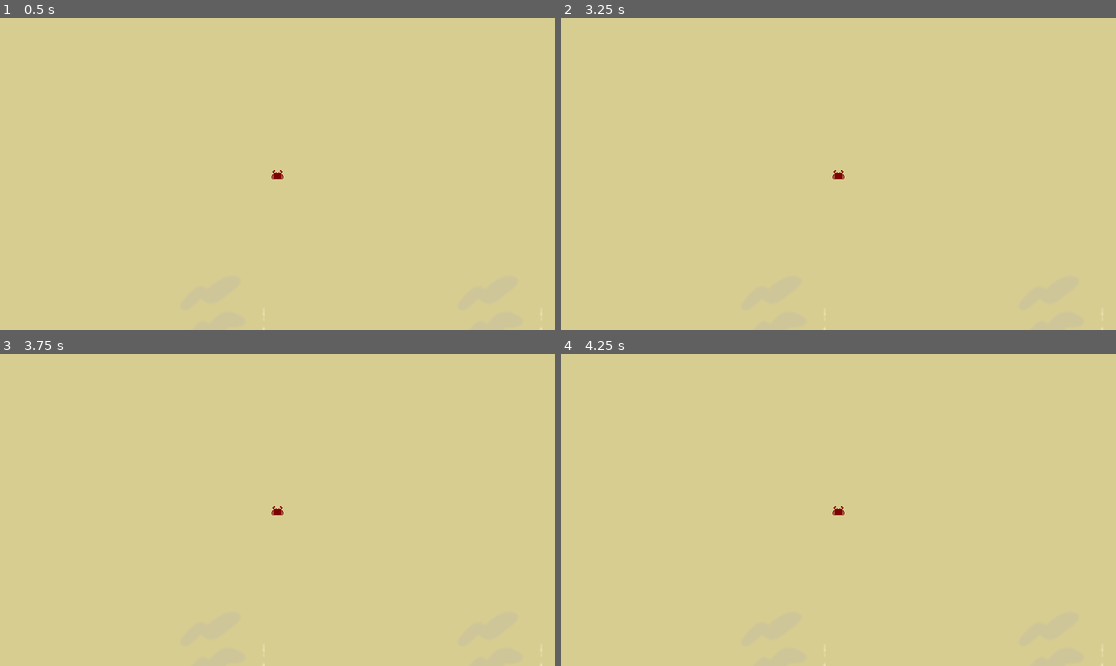
Above: before the commit, frames 1-4 (two rows, left to right).
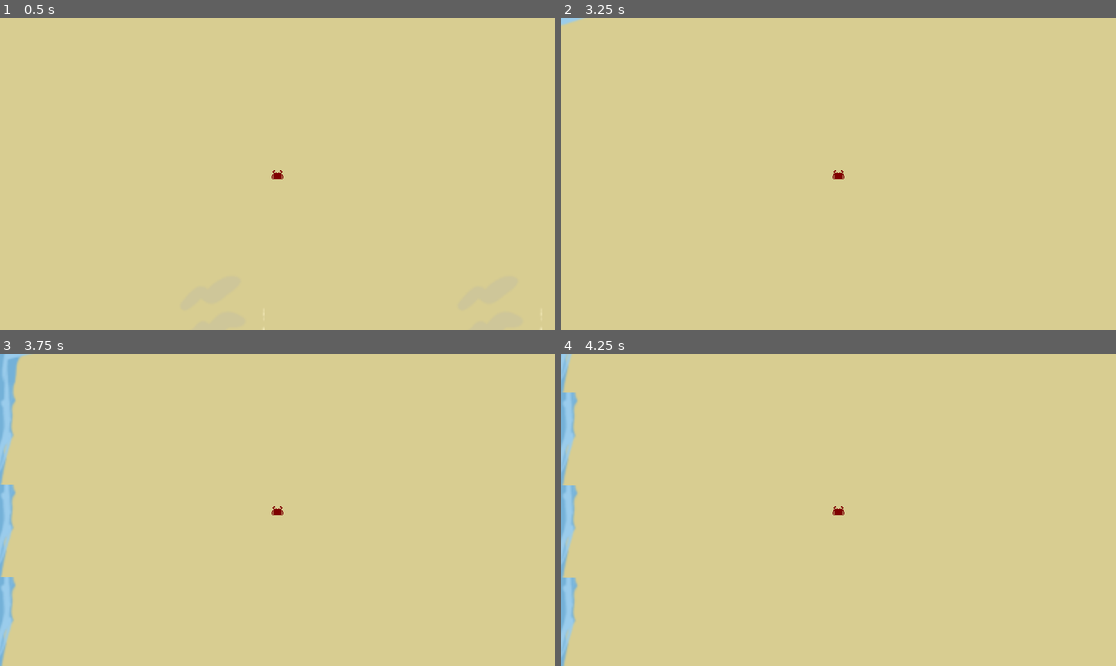
Above: after the commit, the same moments.

Repository: nporposoft/crabs-on-the-island
Game: Godot game, scene res://scenes/island_v1/island_v1.tscn
Two runs of this game, one before a commit and one after it. Both use one fixed random seed, a clock stepped at 60 frames per second and the inputs below.
Inputs:
- Up to frame 1 (0.5 s): no input
- Up to frame 2 (3.25 s): tap Enter at 0.5, 2 s; hold Shift (dodge, bound only after the commit) 0.53-1.28 s; hold W (move_up) 0.53-2.03 s; tap Space at 1.25, 2.75 s; tap Shift (dodge, bound only after the commit) at 1.35, 2.85 s; hold Shift (dodge, bound only after the commit) 2.03-2.78 s; hold A (move_left) from 2.03 s (still down)
- Up to frame 3 (3.75 s): release A (move_left) at 3.53 s; hold S (move_down) from 3.53 s (still down); hold Shift (dodge, bound only after the commit) from 3.53 s (still down)
- Up to frame 4 (4.25 s): keep holding S (move_down); keep holding Shift (dodge, bound only after the commit)

Frame 1 is identical in both runs. In frame 2, less than 0.1% of the frame differs, in the area x 0-98%, y 0-100%; in frame 3, 2.0%; in frame 4, 1.9%.

Commit message:
crab revamp
= changed crab to RigidBody2D for physics-based movement
+ implemented dodge movement
+ added all(?) attack, pickup, harvest, dodge actions to input map

Diff:
--- a/Player.gd
+++ b/Player.gd
@@ -2,7 +2,19 @@
 
 extends Node
 
-var _character: CharacterBody2D
+var _character: RigidBody2D
+
+var dodgeCooldown = 0.0
+var dodgeCooldownMax = 1.67
+var lateralDodgeMult = 50.0
+var canDodge = true
+
+
+func _tickCooldowns(_delta) -> void:
+	if dodgeCooldown > 0.0:
+		dodgeCooldown -= _delta
+		if dodgeCooldown <= 0.0:
+			canDodge = true
 
 func _ready() -> void:
 	_character = $Crab
@@ -11,14 +23,51 @@
 	var moveDir = Vector2(0.0, 0.0)
 	if Input.is_action_pressed("move_up"):
 		moveDir.y = -1.0
+		if Input.is_action_pressed("dodge") and canDodge:
+			if Input.is_action_pressed("move_left"):
+				_character.apply_central_impulse(Vector2(-1.0, -1.0).normalized() * _character._stats.move_speed * lateralDodgeMult)
+			elif Input.is_action_pressed("move_right"):
+				_character.apply_central_impulse(Vector2(1.0, -1.0).normalized() * _character._stats.move_speed * lateralDodgeMult)
+			else:
+				_character.apply_central_impulse(Vector2(0.0, -1.0) * _character._stats.move_speed * lateralDodgeMult)
+			dodgeCooldown = dodgeCooldownMax
+			canDodge = false
 	if Input.is_action_pressed("move_down"):
 		moveDir.y = 1.0
+		if Input.is_action_pressed("dodge") and canDodge:
+			if Input.is_action_pressed("move_left"):
+				_character.apply_central_impulse(Vector2(-1.0, 1.0).normalized() * _character._stats.move_speed * lateralDodgeMult)
+			elif Input.is_action_pressed("move_right"):
+				_character.apply_central_impulse(Vector2(1.0, 1.0).normalized() * _character._stats.move_speed * lateralDodgeMult)
+			else:
+				_character.apply_central_impulse(Vector2(0.0, 1.0) * _character._stats.move_speed * lateralDodgeMult)
+			dodgeCooldown = dodgeCooldownMax
+			canDodge = false
 	if Input.is_action_pressed("move_left"):
 		moveDir.x = -1.0
+		if Input.is_action_pressed("dodge") and canDodge:
+			if Input.is_action_pressed("move_up"):
+				_character.apply_central_impulse(Vector2(-1.0, -1.0).normalized() * _character._stats.move_speed * lateralDodgeMult)
+			elif Input.is_action_pressed("move_down"):
+				_character.apply_central_impulse(Vector2(-1.0, 1.0).normalized() * _character._stats.move_speed * lateralDodgeMult)
+			else:
+				_character.apply_central_impulse(Vector2(-1.0, 0.0) * _character._stats.move_speed * lateralDodgeMult)
+			dodgeCooldown = dodgeCooldownMax
+			canDodge = false
 	if Input.is_action_pressed("move_right"):
 		moveDir.x = 1.0
+		if Input.is_action_pressed("dodge") and canDodge:
+			if Input.is_action_pressed("move_up"):
+				_character.apply_central_impulse(Vector2(1.0, -1.0).normalized() * _character._stats.move_speed * lateralDodgeMult)
+			elif Input.is_action_pressed("move_down"):
+				_character.apply_central_impulse(Vector2(1.0, 1.0).normalized() * _character._stats.move_speed * lateralDodgeMult)
+			else:
+				_character.apply_central_impulse(Vector2(1.0, 0.0) * _character._stats.move_speed * lateralDodgeMult)
+			dodgeCooldown = dodgeCooldownMax
+			canDodge = false
 
-	var moveActual = moveDir.normalized()
+	_character.apply_central_impulse(moveDir.normalized() * _character._stats.move_speed)
+
 
 	#var input: Vector2
 	#input.x = Input.get_action_strength("move_right") - Input.get_action_strength("move_left")
@@ -26,3 +75,5 @@
 	#_character.move(input.normalized())
 
 	$Camera2D.position = _character.position
+
+	_tickCooldowns(delta)
--- a/crabs/Crab.gd
+++ b/crabs/Crab.gd
@@ -1,6 +1,6 @@
 class_name Crab
 
-extends CharacterBody2D
+extends RigidBody2D
 
 var _body_resources: Dictionary
 var _carried_resources: Dictionary
@@ -8,7 +8,7 @@
 	"size": 1,
 	"hit_points": 10,
 	"strength": 10,
-	"move_speed": 100,
+	"move_speed": 10.0,
 	"solar_efficiency": 10,
 	"battery_capacity": 10,
 	"harvest_speed": 10
@@ -21,8 +21,10 @@
 
 
 func _process(_delta: float) -> void:
-	move_and_slide()
+	pass
+	#move_and_slide()
 
 
 func move(new_velocity: Vector2) -> void:
-	velocity = new_velocity * _stats.move_speed
+	pass
+	#velocity = new_velocity * _stats.move_speed
--- a/crabs/Crab.tscn
+++ b/crabs/Crab.tscn
@@ -1,7 +1,9 @@
-[gd_scene load_steps=9 format=3 uid="uid://ch3lyfrb4hms3"]
+[gd_scene load_steps=10 format=3 uid="uid://ch3lyfrb4hms3"]
 
 [ext_resource type="Script" path="res://crabs/Crab.gd" id="1_xe67b"]
 [ext_resource type="Texture2D" uid="uid://dkqevv6a7hwt5" path="res://assets/crab.png" id="2_5n7jq"]
+
+[sub_resource type="PhysicsMaterial" id="PhysicsMaterial_0bir5"]
 
 [sub_resource type="AtlasTexture" id="AtlasTexture_1o5ow"]
 atlas = ExtResource("2_5n7jq")
@@ -47,7 +49,11 @@
 [sub_resource type="CircleShape2D" id="CircleShape2D_hx6oy"]
 radius = 5.0
 
-[node name="Crab" type="CharacterBody2D"]
+[node name="Crab" type="RigidBody2D"]
+physics_material_override = SubResource("PhysicsMaterial_0bir5")
+gravity_scale = 0.0
+lock_rotation = true
+linear_damp = 10.0
 script = ExtResource("1_xe67b")
 
 [node name="AnimatedSprite2D" type="AnimatedSprite2D" parent="."]
--- a/project.godot
+++ b/project.godot
@@ -46,6 +46,26 @@
 "events": [Object(InputEventKey,"resource_local_to_scene":false,"resource_name":"","device":-1,"window_id":0,"alt_press …(192 unchanged characters)…
 ]
 }
+dodge={
+"deadzone": 0.5,
+"events": [Object(InputEventKey,"resource_local_to_scene":false,"resource_name":"","device":-1,"window_id":0,"alt_pressed":false,"shift_pressed":false,"ctrl_pressed":false,"meta_pressed":false,"pressed":false,"keycode":0,"physical_keycode":4194325,"key_label":0,"unicode":0,"location":0,"echo":false,"script":null)
+]
+}
+attack={
+"deadzone": 0.5,
+"events": [Object(InputEventKey,"resource_local_to_scene":false,"resource_name":"","device":-1,"window_id":0,"alt_pressed":false,"shift_pressed":false,"ctrl_pressed":false,"meta_pressed":false,"pressed":false,"keycode":0,"physical_keycode":32,"key_label":0,"unicode":32,"location":0,"echo":false,"script":null)
+]
+}
+pickup={
+"deadzone": 0.5,
+"events": [Object(InputEventKey,"resource_local_to_scene":false,"resource_name":"","device":-1,"window_id":0,"alt_pressed":false,"shift_pressed":false,"ctrl_pressed":false,"meta_pressed":false,"pressed":false,"keycode":0,"physical_keycode":69,"key_label":0,"unicode":101,"location":0,"echo":false,"script":null)
+]
+}
+harvest={
+"deadzone": 0.5,
+"events": [Object(InputEventKey,"resource_local_to_scene":false,"resource_name":"","device":-1,"window_id":0,"alt_pressed":false,"shift_pressed":false,"ctrl_pressed":false,"meta_pressed":false,"pressed":false,"keycode":0,"physical_keycode":70,"key_label":0,"unicode":102,"location":0,"echo":false,"script":null)
+]
+}
 
 [rendering]
 
--- a/scenes/island_v1/island_v1.tscn
+++ b/scenes/island_v1/island_v1.tscn
@@ -61,4 +61,3 @@
 metadata/_edit_group_ = true
 
 [node name="Crab" parent="Player" instance=ExtResource("3_s85qb")]
-_speed = 50.0
